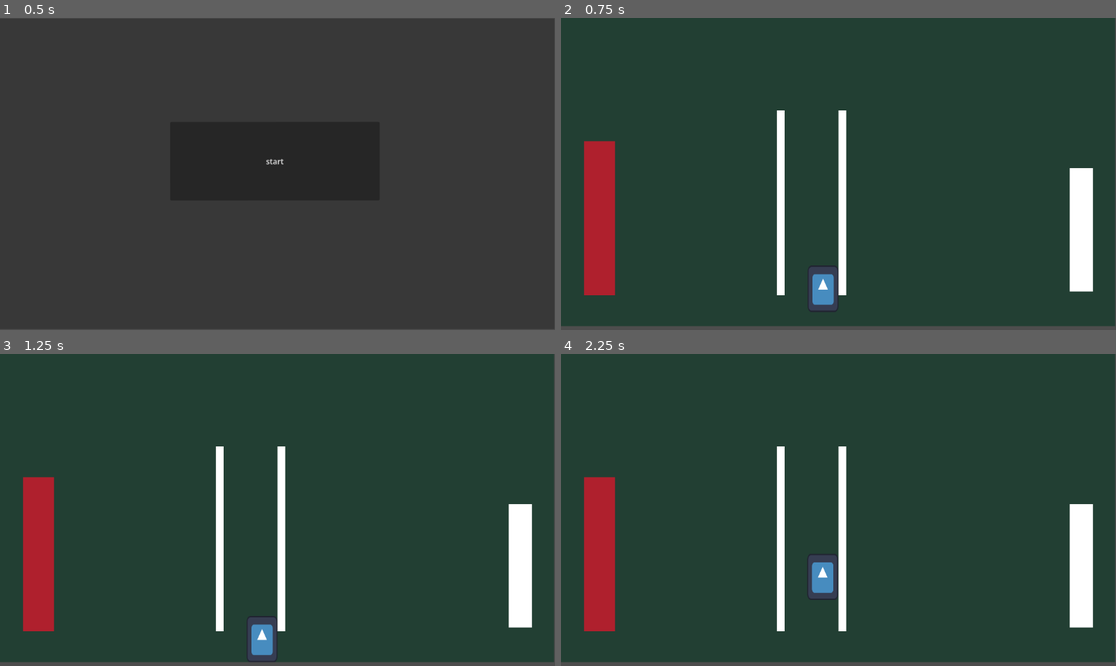
Above: before the commit, frames 1-4 (two rows, left to right).
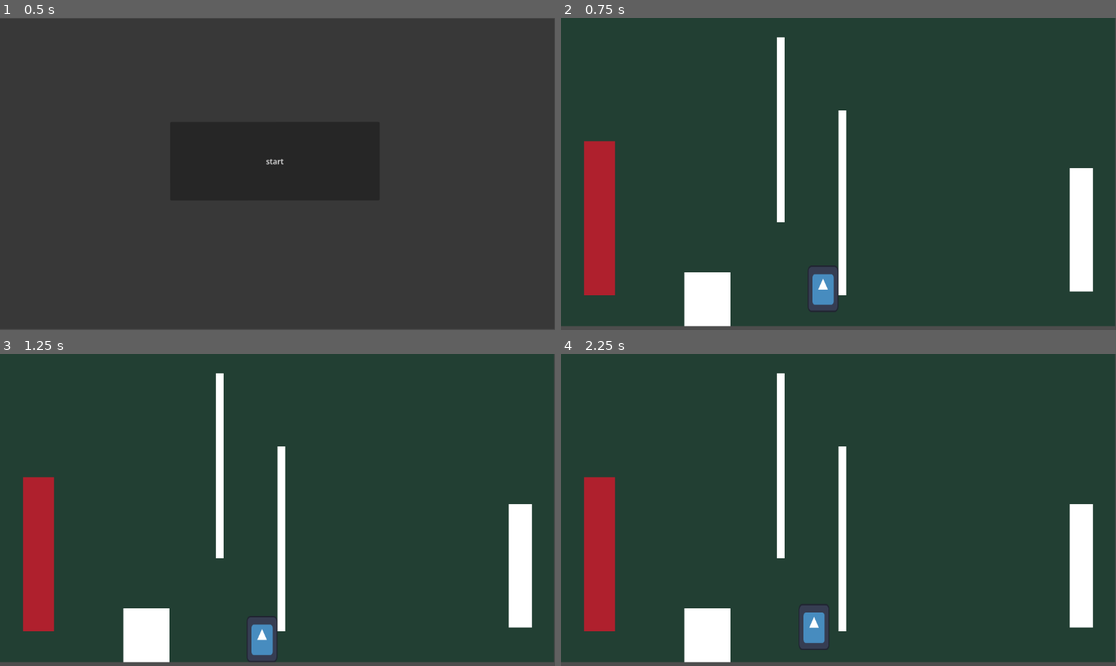
Above: after the commit, the same moments.

Repository: ezemllerwu-ship-it/taggFRFR
Game: Godot game, scene res://scene/room_manager.tscn
Two runs of this game, one before a commit and one after it. Both use one fixed random seed, a clock stepped at 60 frames per second and the inputs below. The engine's default icon, where the game draws it, is replaced by a stand-in: a white triangle on a blue panel in a dark square.
Inputs:
- Up to frame 1 (0.5 s): no input
- Up to frame 2 (0.75 s): click "start" at 0.5 s
- Up to frame 3 (1.25 s): no input
- Up to frame 4 (2.25 s): tap Enter at 1.25 s; hold Right (ui_right) from 1.28 s (still down); tap K (dash) at 1.35 s; tap Space (jump) at 1.52, 1.55, 1.82, 2.1 s

Frame 1 is identical in both runs. In frame 2, 2.2% of the frame differs, in the area x 22-41%, y 6-99%; in frame 3, 2.2%; in frame 4, 3.7%, in the area x 22-50%, y 6-99%.

Commit message:
fixed diangnul dash

Diff:
--- a/tag#/scene/room_1.tscn
+++ b/tag#/scene/room_1.tscn
@@ -17,6 +17,9 @@
 [sub_resource type="RectangleShape2D" id="RectangleShape2D_pp6iq"]
 size = Vector2(16, 384)
 
+[sub_resource type="RectangleShape2D" id="RectangleShape2D_7wrqj"]
+size = Vector2(96, 112)
+
 [node name="room_1" type="Node2D" unique_id=788419342]
 script = ExtResource("1_p56th")
 
@@ -28,7 +31,7 @@
 [node name="StaticBody2D" type="StaticBody2D" parent="." unique_id=211566975]
 
 [node name="CollisionShape2D" type="CollisionShape2D" parent="StaticBody2D" unique_id=1651219902]
-position = Vector2(0, 8)
+position = Vector2(176, 8)
 shape = SubResource("WorldBoundaryShape2D_kx5kc")
 
 [node name="spawn" type="Marker2D" parent="." unique_id=207672386]
@@ -63,12 +66,12 @@
 
 [node name="ColorRect" type="ColorRect" parent="StaticBody2D2" unique_id=686072088]
 offset_left = 448.0
-offset_top = 192.0
+offset_top = 40.0
 offset_right = 464.0
-offset_bottom = 576.0
+offset_bottom = 424.0
 
 [node name="CollisionShape2D" type="CollisionShape2D" parent="StaticBody2D2" unique_id=297934269]
-position = Vector2(456, 384)
+position = Vector2(456, 232)
 shape = SubResource("RectangleShape2D_rmt0s")
 
 [node name="ColorRect2" type="ColorRect" parent="StaticBody2D2" unique_id=1047959462]
@@ -81,5 +84,17 @@
 position = Vector2(584, 384)
 shape = SubResource("RectangleShape2D_pp6iq")
 
+[node name="StaticBody2D3" type="StaticBody2D" parent="." unique_id=853426427]
+position = Vector2(256, 624)
+
+[node name="ColorRect2" type="ColorRect" parent="StaticBody2D3" unique_id=1658728158]
+offset_top = -96.0
+offset_right = 96.0
+offset_bottom = 16.0
+
+[node name="CollisionShape2D" type="CollisionShape2D" parent="StaticBody2D3" unique_id=1157601276]
+position = Vector2(48, -40)
+shape = SubResource("RectangleShape2D_7wrqj")
+
 [connection signal="body_entered" from="leave" to="." method="_on_leave_body_entered"]
 [connection signal="body_entered" from="kill_box" to="." method="_on_kill_box_body_entered"]
--- a/tag#/script/player.gd
+++ b/tag#/script/player.gd
@@ -2,7 +2,7 @@
 
 const ACCEL := 9000.0
 const MAX_SPEED := 300.0
-const FRICTION := 0.15
+const FRICTION := 0.1
 
 const GRAVITY := 1800.0
 const FALL_GRAVITY := 2400.0
@@ -18,7 +18,7 @@
 const WALL_JUMP_LOCK := 0.2
 
 const DASH_SPEED := 800
-const DASH_DURATION := 0.25
+const DASH_DURATION := 0.20
 
 var axis := Vector2.ZERO
 var coyote_timer := 0.0
@@ -30,6 +30,7 @@
 var grounded_timer := 0.0
 const GROUNDED_GRACE := 0.04
 
+var gravity_frozen = false
 var is_dashing := false
 var has_dashed := false
 var dash_dir := Vector2.ZERO
@@ -39,11 +40,12 @@
 	update_grounded(delta)
 	get_input_axis()
 
-	if !is_dashing:
+	if !gravity_frozen:
 		if velocity.y > 0:
 			velocity.y += FALL_GRAVITY * delta
 		else:
 			velocity.y += GRAVITY * delta
+
 	velocity.y = min(velocity.y, MAX_FALL_SPEED)
 
 	handle_dash(delta)
@@ -90,9 +92,10 @@
 
 func get_input_axis():
 	axis = Vector2(
-		Input.get_action_strength("ui_right") - Input.get_action_strength("ui_left"),
-		Input.get_action_strength("ui_down") - Input.get_action_strength("ui_up")
-	)
+	Input.get_action_strength("ui_right") -
+	Input.get_action_strength("ui_left"),
+	Input.get_action_strength("ui_down") -
+	Input.get_action_strength("ui_up"))
 
 func do_jump():
 	velocity.y = -JUMP_FORCE
@@ -119,7 +122,7 @@
 	if axis.x != 0:
 		velocity.x = move_toward(velocity.x, axis.x * MAX_SPEED, ACCEL * delta)
 	else:
-		velocity.x = lerp(velocity.x, 0.0, FRICTION)
+		velocity.x = lerp(velocity.x, 0.0, FRICTION * delta * 60)
 
 func handle_dash(delta):
 	if !has_dashed and Input.is_action_just_pressed("dash"):
@@ -127,12 +130,22 @@
 		has_dashed = true
 		dash_timer = DASH_DURATION
 		dash_dir = axis
+
 		if dash_dir == Vector2.ZERO:
-			dash_dir = Vector2.RIGHT
+			dash_dir = Vector2.UP
+
 		dash_dir = dash_dir.normalized()
+
+		if dash_dir.y < 0:
+			dash_dir.y *= 0.75
+		elif dash_dir.y > 0.5:
+			dash_dir.y *= 1.25
 		velocity = dash_dir * DASH_SPEED
 
+		gravity_frozen = true
 	if is_dashing:
 		dash_timer -= delta
 		if dash_timer <= 0:
 			is_dashing = false
+			gravity_frozen = false
+			velocity.x *= 0.6
